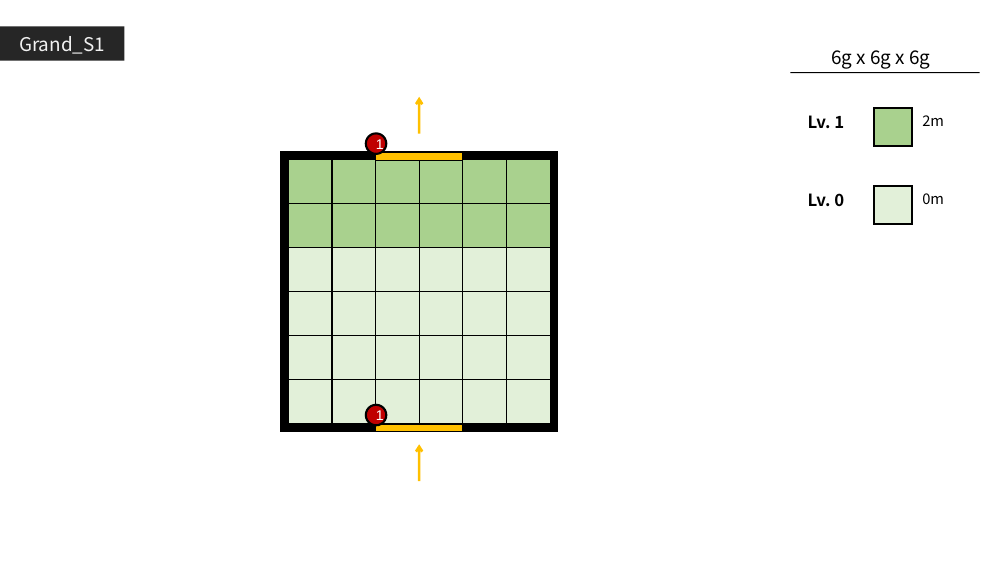
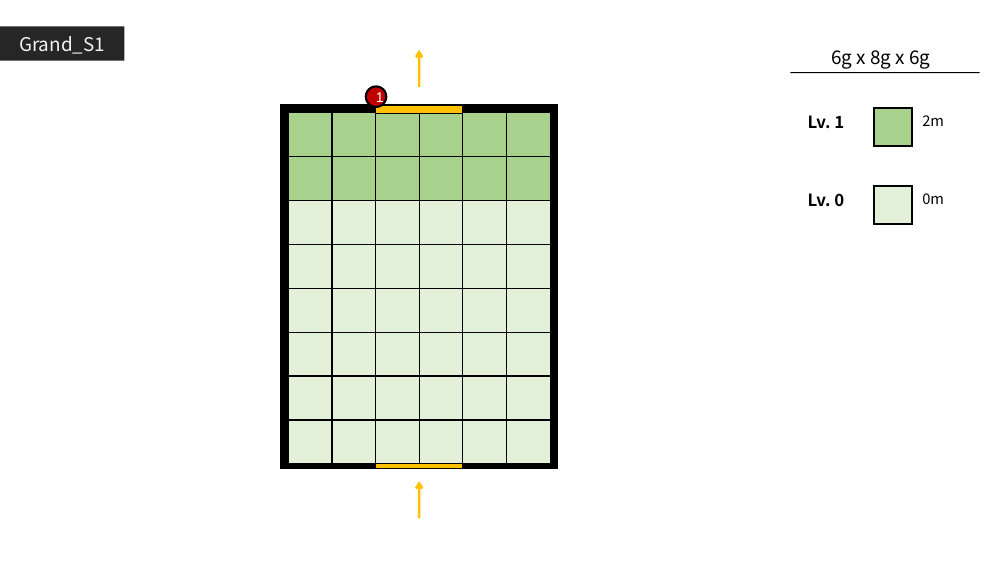
Before and after one commit to GGMGangsterHamster/GangsterHamster, a slide deck: slide 4 of Documents/LevelDesign/GrandStage/Grand_Stage.pptx. Drawn at 1008x567 pixels with LibreOffice and Linux fonts; fonts in the diff are those of the drawing. Boxes give left, top, right and bottom in pixels: in the first picture for what was removed or moved away, otherwise in the second. Text is boxed around its words. In the diff, an @@ line names an element or a change of style, - is before the commit and + after.

```diff
--- a/Documents/LevelDesign/GrandStage/Grand_Stage.pptx
+++ b/Documents/LevelDesign/GrandStage/Grand_Stage.pptx
@@ rectangle: place and size @@
-rectangle at box(281, 152, 558, 431)
+rectangle at box(281, 105, 558, 469)
@@ 31 rectangles, 1 ellipse, 1 freeform shape: place and size @@
-31 rectangles, 1 ellipse, 1 freeform shape at box(288, 97, 551, 423)
+31 rectangles, 1 ellipse, 1 freeform shape at box(288, 50, 551, 377)
@@ 6 rectangles: place and size @@
-6 rectangles at box(288, 248, 551, 292)
+6 rectangles at box(288, 200, 551, 244)
@@ group added at box(288, 376, 551, 464): 12 rectangles @@
@@ text in ellipse at box(376, 409, 384, 424): text removed @@
-1
@@ 1 rectangle, 1 freeform shape, 1 ellipse: place and size @@
-1 rectangle, 1 freeform shape, 1 ellipse at box(366, 405, 462, 482)
+1 rectangle, 1 freeform shape, 1 ellipse at box(366, 442, 462, 519)
```
Also in this commit, not shown: 15 other slides changed, 1 slide removed.
